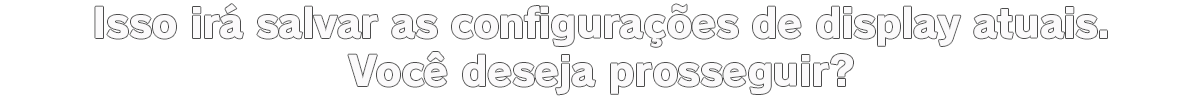
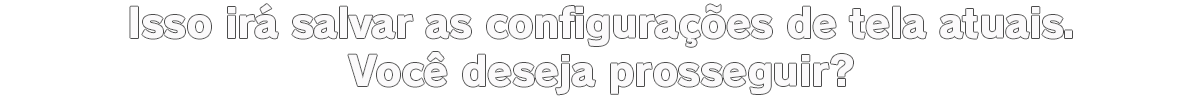
Layer changes from the first 1200 x 100 image to the second:
renamed "Isso irá salvar as configurações de display atuais." to "Isso irá salvar as configurações de tela atuais.", painted on it over [95, 4, 1107, 47]
